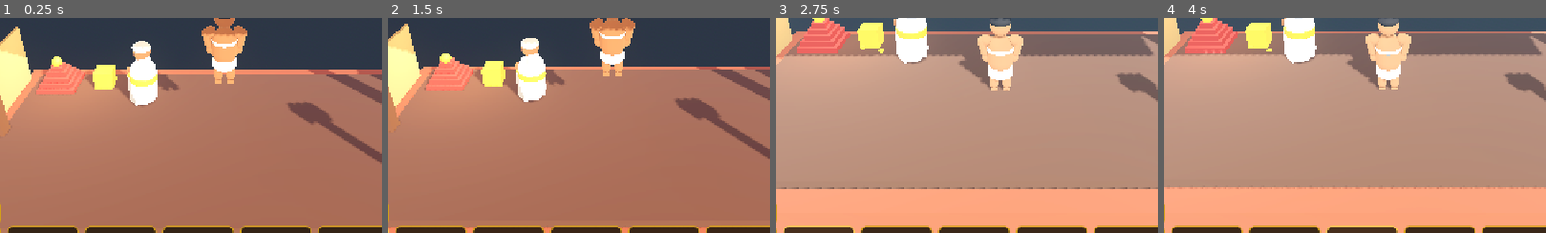
Above: before the commit, frames 1-4 (left to right).
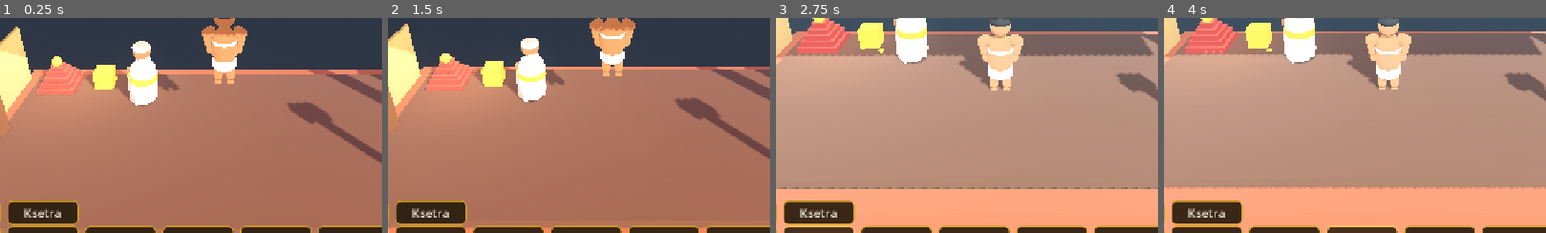
Above: after the commit, the same moments.

Repository: neerajaj96/kalari-game
Game: Godot game, scene res://scenes/main.tscn
Two runs of this game, one before a commit and one after it. Both use one fixed random seed, a clock stepped at 60 frames per second and the inputs below.
Inputs:
- Up to frame 1 (0.25 s): no input
- Up to frame 2 (1.5 s): click "Village" at 0.5 s; click "School" at 1.25 s
- Up to frame 3 (2.75 s): click "Rain" at 2 s
- Up to frame 4 (4 s): click "Seva" at 2.75 s; click "Sadhana" at 3.5 s
The pictures show only the part of the screen within x 21-71%, y 42-92%; the shares and areas given below are measured in that part.

The runs differ from the first frame. In frame 1, 2.1% of the frame differs, in the area x 2-21%, y 84-97%; in frame 2, 2.1%; in frame 3, 2.1%; in frame 4, 2.1%.

Commit message:
P6 travel: Ksetra HUD button + zone + loader, demo HUD-zone guard

Diff:
--- a/data/kerala-zones.json
+++ b/data/kerala-zones.json
@@ -12,13 +12,91 @@
       "name": "Chirakkal Village (Kannur)",
       "desc": "Real Kerala compressed: homes, temple, backwater edge, market (Unniyarcha escort hook), bandit road.",
       "scene": "res://scenes/village.tscn",
-      "enemies": ["bandit_1", "bandit_2"],
+      "enemies": [
+        "bandit_1",
+        "bandit_2"
+      ],
       "ped_loops": {
-        "market_loop": [[-3.0, 0.0, 2.5], [3.0, 0.0, 4.5], [0.0, 0.0, 1.0], [-3.0, 0.0, 1.0]],
-        "temple_path": [[14.0, 0.0, -10.0], [11.0, 0.0, -10.0], [9.0, 0.0, -10.0], [5.2, 0.0, -10.0]],
-        "water_edge": [[-8.0, 0.0, 8.0], [0.0, 0.0, 8.0], [8.0, 0.0, 8.0], [0.0, 0.0, 7.0]]
+        "market_loop": [
+          [
+            -3.0,
+            0.0,
+            2.5
+          ],
+          [
+            3.0,
+            0.0,
+            4.5
+          ],
+          [
+            0.0,
+            0.0,
+            1.0
+          ],
+          [
+            -3.0,
+            0.0,
+            1.0
+          ]
+        ],
+        "temple_path": [
+          [
+            14.0,
+            0.0,
+            -10.0
+          ],
+          [
+            11.0,
+            0.0,
+            -10.0
+          ],
+          [
+            9.0,
+            0.0,
+            -10.0
+          ],
+          [
+            5.2,
+            0.0,
+            -10.0
+          ]
+        ],
+        "water_edge": [
+          [
+            -8.0,
+            0.0,
+            8.0
+          ],
+          [
+            0.0,
+            0.0,
+            8.0
+          ],
+          [
+            8.0,
+            0.0,
+            8.0
+          ],
+          [
+            0.0,
+            0.0,
+            7.0
+          ]
+        ]
       }
+    },
+    {
+      "id": "ksetra_vishnu",
+      "name": "Vishnu Dvitala Ksetra (procedural)",
+      "desc": "East-facing square dvitala, vrisha-yoni: adhishthana, 12 kudya-stambhas, prastara, hara, tala2 murtis, timber roof, copper kalasha; panchaprakara rings, balikkal, dwaja, koothambalam; devotee crowds, scheduler rites, provenance lookup.",
+      "scene": "res://scenes/ksetra.tscn",
+      "enemies": []
     }
   ],
-  "future_open_world": ["Wayanad forest", "Kochi backwaters", "tournament Anka-kalari 42ft", "Travancore Dronamballi school"]
+  "future_open_world": [
+    "Wayanad forest",
+    "Kochi backwaters",
+    "tournament Anka-kalari 42ft",
+    "Travancore Dronamballi school"
+  ]
 }
--- a/godot/ksetra_demo.gd
+++ b/godot/ksetra_demo.gd
@@ -95,7 +95,15 @@
 	_cam.global_position = _target + off
 	_cam.look_at(_target)
 
+func _hud_zone(xy: Vector2) -> bool:
+	# Left 40% belongs to the HUD joystick/movement; orbit/pick stay right.
+	return xy.x < get_viewport().get_visible_rect().size.x * 0.4
+
 func _unhandled_input(event: InputEvent) -> void:
+	if event is InputEventMouseMotion and _hud_zone((event as InputEventMouseMotion).position):
+		return
+	if event is InputEventMouseButton and _hud_zone((event as InputEventMouseButton).position):
+		return
 	if event is InputEventKey and (event as InputEventKey).pressed and not (event as InputEventKey).echo:
 		if (event as InputEventKey).keycode == KEY_K:
 			_build_slice((_slice_i + 1) % _slices.size())
--- a/scenes/ui/hud.tscn
+++ b/scenes/ui/hud.tscn
@@ -314,6 +314,16 @@
 anchor_bottom = 1.0
 grow_vertical = 0
 text = "Settings"
+
+[node name="KsetraButton" type="Button" parent="Root"]
+offset_left = 276.0
+offset_top = -110.0
+offset_right = 396.0
+offset_bottom = -70.0
+anchor_top = 1.0
+anchor_bottom = 1.0
+grow_vertical = 0
+text = "Ksetra"
 
 [node name="SettingsPanel" type="Panel" parent="Root"]
 visible = false
--- a/scripts/hud.gd
+++ b/scripts/hud.gd
@@ -36,7 +36,8 @@
 	for b in ["AttackButton", "BlockButton", "DodgeButton", "VillageButton",
 			"SchoolButton", "RainButton", "RitualButton", "SadhanaButton",
 			"BreatheButton", "TabsButton", "PlotButton", "MargaButton",
-			"SaveButton", "MuteButton", "DrillButton", "SettingsButton"]:
+			"SaveButton", "MuteButton", "DrillButton", "SettingsButton",
+			"KsetraButton"]:
 		var btn := get_node_or_null("Root/" + b) as Button
 		if btn == null:
 			push_warning("HUD missing " + b)
@@ -108,6 +109,7 @@
 		"MuteButton": _on_mute()
 		"DrillButton": _on_drill()
 		"SettingsButton": _on_settings()
+		"KsetraButton": _on_ksetra()
 
 func bind(p, x) -> void:
 	player = p
@@ -141,6 +143,12 @@
 	if w:
 		w.go_school()
 	_set_zone("Kuzhi-Kalari")
+
+func _on_ksetra() -> void:
+	var w = get_tree().get_first_node_in_group("world")
+	if w and w.has_method("go_ksetra"):
+		w.go_ksetra()
+	_set_zone("Vishnu Dvitala Ksetra")
 
 func _set_zone(name: String) -> void:
 	var zl := get_node_or_null("Root/RadarPanel/ZoneLabel") as Label
--- a/scripts/world_loader.gd
+++ b/scripts/world_loader.gd
@@ -6,13 +6,16 @@
 
 const SCHOOL := "res://scenes/school.tscn"
 const VILLAGE := "res://scenes/village.tscn"
+const KSETRA := "res://scenes/ksetra.tscn"
 
 var current: Node = null
 var school_path := SCHOOL
 var village_path := VILLAGE
+var ksetra_path := KSETRA
 # Spawn points verified over solid floor in each scene.
 var school_spawn := Vector3(0, 1, 0)
 var village_spawn := Vector3(0, 1, 4)
+var ksetra_spawn := Vector3(18, 1, 0)
 
 func _ready() -> void:
 	_resolve_zones()
@@ -31,6 +34,8 @@
 			school_path = str(z["scene"])
 		elif z.get("id") == "village_chirakkal" and z.get("scene", "") != "":
 			village_path = str(z["scene"])
+		elif z.get("id") == "ksetra_vishnu" and z.get("scene", "") != "":
+			ksetra_path = str(z["scene"])
 
 func load_world(path: String) -> void:
 	if current != null:
@@ -158,6 +163,8 @@
 		return
 	if current != null and "School" in str(current.name):
 		p.position = school_spawn
+	elif current != null and "Ksetra" in str(current.name):
+		p.position = ksetra_spawn
 	else:
 		p.position = village_spawn
 	p.velocity = Vector3.ZERO
@@ -167,6 +174,9 @@
 
 func go_village() -> void:
 	load_world(village_path)
+
+func go_ksetra() -> void:
+	load_world(ksetra_path)
 
 func _detail_swap(world: Node) -> void:
 	# Showcase nodes get generated-mesh visuals; the hidden CSG original
